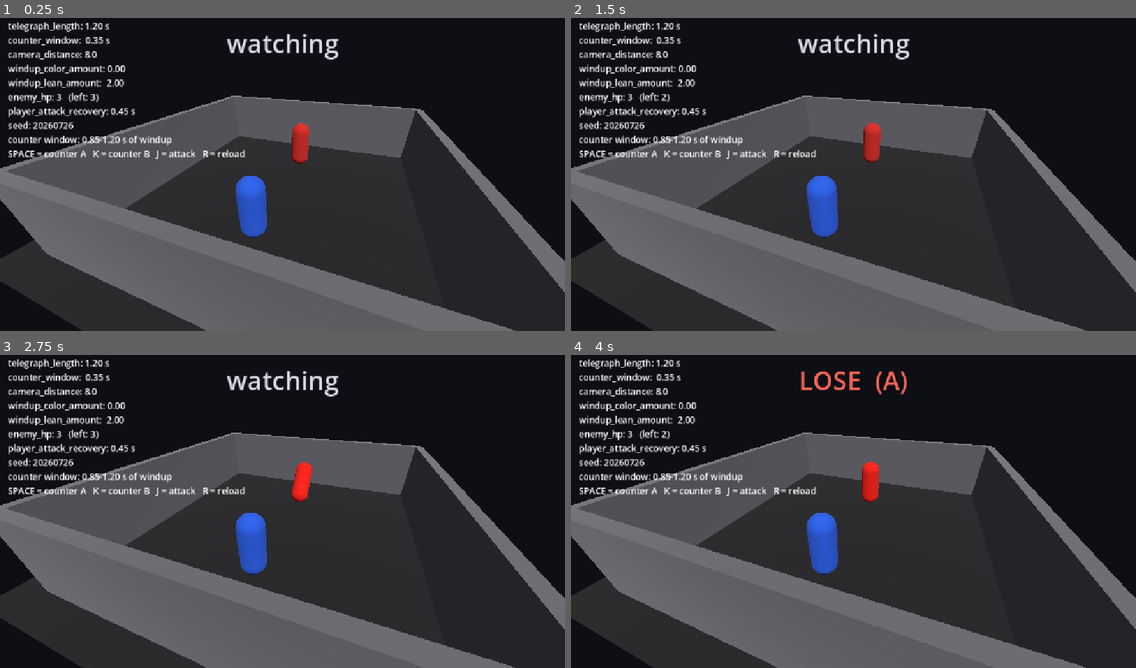
Above: before the commit, frames 1-4 (two rows, left to right).
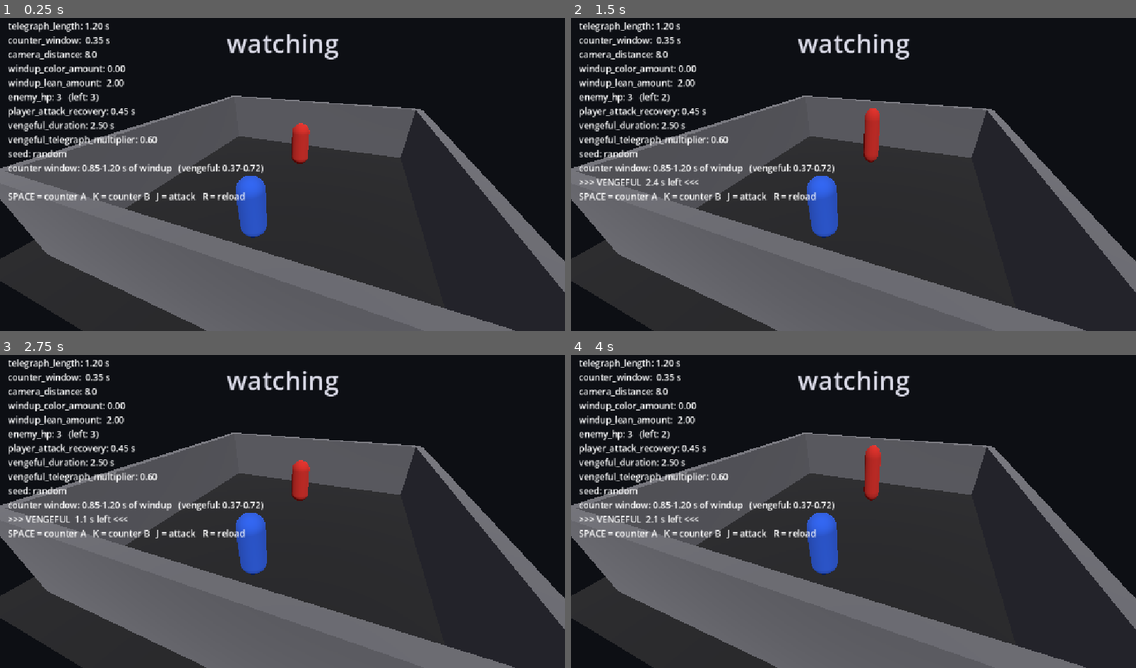
Above: after the commit, the same moments.

Repository: Devansh-Ruia/descent_1
Game: Godot game, scene res://main.tscn
The game is run twice, just before and just after one commit, with the same random seed, the same clock (stepped at 60 frames per second) and the same inputs. Sound files missing from this copy of the repository are replaced by a short silence.
Inputs:
- Up to frame 1 (0.25 s): no input
- Up to frame 2 (1.5 s): tap Enter at 0.5 s; tap K at 0.6 s; tap Space at 0.77, 1.25 s; tap J at 1.35 s
- Up to frame 3 (2.75 s): tap Space at 1.52 s; tap R at 2.1 s
- Up to frame 4 (4 s): tap K at 2.85 s; tap Space at 3.02, 3.77 s; tap J at 3.6 s

The runs differ from the first frame. In frame 1, 2.4% of the frame differs, in the area x 1-47%, y 32-59%; in frame 2, 2.9%; in frame 3, 3.0%; in frame 4, 4.0%, in the area x 1-60%, y 5-59%.

Commit message:
add Vengeful: hit the enemy and its next telegraph shortens
The first trait, as a scoped constraint interrupt. No pattern logic, no
learning. Every landed hit deterministically sets vengeful_left and drops the
enemy into a new VENGEFUL state: it rises tall and trembles, straight up with
no rotation, so the pose cannot be confused with A's rear-back or B's crouch.
A hit taken during a wind-up cancels that attack outright, cue and all.

An attack that begins while the rage window is open telegraphs at
telegraph_length * vengeful_telegraph_multiplier. eff_telegraph is locked once
in _enter_windup so it cannot shift mid-coil, and it now drives the wind-up
progress, the commit check, _try_counter's tail math and the cue's pitch_scale.
telegraph_length itself is untouched, it stays the tuning value the HUD prints.
Counter window size is unchanged: same counter_window, same tail anchor, so a
vengeful attack gives you less time to read and the same time to press.

The rise-tall pose is a short beat (VENGE_POSE_TIME) and the rage window keeps
running under it, so it can also expire while idling. Holding the pose for the
full vengeful_duration would have made the trait unfirable, since the state
would end exactly when the window did and no wind-up could ever start inside it.

Seed is now an optional override: absent or <= 0 randomizes per run, applied on
both the fallback and the parsed path, and tuning.json no longer ships one.
HUD gains remaining HP, the four new keys, both resolved counter windows and a
VENGEFUL readout. Reviewed against Godot 4 conventions, not runtime-confirmed
(no Godot binary here).

Co-Authored-By: Claude Opus 4.8 (1M context) <noreply@anthropic.com>

Diff:
--- a/main.gd
+++ b/main.gd
@@ -12,7 +12,9 @@
 var windup_lean_amount: float = 1.0
 var enemy_hp: int = 3              # landed player hits needed to win the fight
 var player_attack_recovery: float = 0.45   # seconds your own swing leaves you unable to counter
-var seed_value: int = 20260726     # RNG seed for the A/B order + idle jitter; hot-reloadable
+var vengeful_duration: float = 2.5         # how long a hit keeps the enemy vengeful
+var vengeful_telegraph_multiplier: float = 0.6   # telegraph scale while vengeful; window size is untouched
+var seed_value: int = 0            # RNG seed for the A/B order + idle jitter; <= 0 = random per run
 
 # ---- hardcoded knobs (deliberately NOT in tuning.json) ----
 const IDLE_MIN := 0.6            # idle-gap jitter range (seconds)
@@ -33,13 +35,19 @@
 const CROUCH_WIDEN := 0.15       # attack B: lateral widen as it squashes (planted, low stance)
 const HIT_FLINCH_TIME := 0.18    # brief knock-back so a landed player hit reads (no new audio cue)
 const HIT_KNOCK := 0.35
+const VENGE_STRETCH := 0.35      # vengeful: rise tall (must not read like A's rear-back or B's crouch)
+const VENGE_SHAKE_AMP := 0.06    # vengeful: lateral tremor
+const VENGE_SHAKE_HZ := 22.0
+const VENGE_POSE_TIME := 0.9     # how long the rise-tall pose is held, capped by vengeful_duration
+const VENGE_RAMP_IN := 0.12      # snap up
+const VENGE_RAMP_OUT := 0.20     # settle back down, animated so the exit reads as an exit
 const COLOR_ENEMY := Color(0.80, 0.15, 0.12)   # red idle
 const COLOR_WARN := Color(1.00, 0.82, 0.05)    # warning yellow (telegraph)
 const COLOR_STRIKE := Color(0.95, 0.10, 0.05)  # aggressive red on commit
 const COLOR_PLAYER := Color(0.15, 0.35, 0.85)  # blue
 const COLOR_STAGGER := Color(0.32, 0.30, 0.33) # dimmed on a successful counter
 
-enum State { IDLE, WINDUP, STRIKE, RECOVERY }
+enum State { IDLE, WINDUP, STRIKE, RECOVERY, VENGEFUL }
 enum AttackType { A, B }
 var state: int = State.IDLE
 var attack: int                      # which attack this cycle telegraphs (A rears back, B crouches)
@@ -49,6 +57,8 @@
 var enemy_hp_left: int = 3          # refilled in _load_tuning and after a FIGHT WON
 var player_recovery_left: float = 0.0   # your own swing's recovery; blocks SPACE/K while > 0
 var hit_flinch: float = 0.0         # knock-back timer for a landed player hit
+var vengeful_left: float = 0.0      # rage window: an attack starting while > 0 telegraphs short
+var eff_telegraph: float = 1.2      # this cycle's telegraph, locked at _enter_windup so it cannot shift
 var result_text: String = "watching"
 var flash: float = 0.0
 var rec_start_pos: Vector3 = ENEMY_BASE
@@ -104,6 +114,10 @@
 	hit_flinch = HIT_FLINCH_TIME
 	if enemy_hp_left <= 0:
 		_win_fight()
+		return
+	# Vengeful: deterministic, every landed hit. No randomness, no pattern reading.
+	vengeful_left = vengeful_duration
+	_enter_vengeful()
 
 
 func _try_counter(pressed_for: int) -> void:
@@ -113,20 +127,22 @@
 		return
 	if state == State.WINDUP:
 		counter_spent = true
-		# window = [telegraph_length - w, telegraph_length] of windup-elapsed time.
-		var w: float = minf(counter_window, telegraph_length)   # clamp: at most the whole windup
-		if pressed_for == attack and state_time >= telegraph_length - w:
+		# window = [eff_telegraph - w, eff_telegraph] of windup-elapsed time. Vengeful shortens
+		# eff_telegraph, so the window opens later in wall-clock but keeps its size.
+		var w: float = minf(counter_window, eff_telegraph)   # clamp: at most the whole windup
+		if pressed_for == attack and state_time >= eff_telegraph - w:
 			_win()
 		# else: wrong attack OR too early -> attempt spent, the strike commits and lands -> LOSE
 	elif state == State.STRIKE:
 		counter_spent = true   # too late; the strike is already committed
-	# IDLE / RECOVERY presses are ignored: nothing has telegraphed yet this cycle.
+	# IDLE / RECOVERY / VENGEFUL presses are ignored: nothing has telegraphed yet this cycle.
 
 
 # ---------- state machine ----------
 func _process(delta: float) -> void:
 	state_time += delta
 	player_recovery_left = maxf(0.0, player_recovery_left - delta)
+	vengeful_left = maxf(0.0, vengeful_left - delta)   # runs in every state, so it can expire while idling
 	if flash > 0.0:
 		flash = max(0.0, flash - delta * 2.5)
 		flash_rect.color = Color(0.6, 1.0, 0.7, flash * 0.55)
@@ -136,7 +152,7 @@
 			if state_time >= idle_gap:
 				_enter_windup()
 		State.WINDUP:
-			var p: float = clamp(state_time / telegraph_length, 0.0, 1.0)
+			var p: float = clamp(state_time / eff_telegraph, 0.0, 1.0)
 			var lean := windup_lean_amount
 			if attack == AttackType.A:
 				# A: rear back and tilt away (top tips back), coiling for a lunge.
@@ -150,7 +166,7 @@
 				var sy := maxf(0.15, 1.0 - CROUCH_SQUASH * lean * p)
 				enemy_root.scale = Vector3(1.0 + CROUCH_WIDEN * lean * p, sy, 1.0 + CROUCH_WIDEN * lean * p)
 			enemy_mat.albedo_color = COLOR_ENEMY.lerp(COLOR_WARN, p * windup_color_amount)
-			if state_time >= telegraph_length:
+			if state_time >= eff_telegraph:
 				_enter_strike()
 		State.STRIKE:
 			var q: float = ease(clamp(state_time / STRIKE_DURATION, 0.0, 1.0), 0.35)
@@ -176,6 +192,16 @@
 			enemy_root.scale = rec_start_scale.lerp(Vector3.ONE, r)
 			if state_time >= RECOVERY_TIME:
 				_enter_idle()
+		State.VENGEFUL:
+			# rise tall + tremor. Deliberately unlike A (rears back, tips away) and B (crouches
+			# low): straight up, no rotation, so it cannot be mistaken for either wind-up.
+			var d: float = minf(VENGE_POSE_TIME, vengeful_duration)
+			var e: float = clampf(minf(state_time / VENGE_RAMP_IN, (d - state_time) / VENGE_RAMP_OUT), 0.0, 1.0)
+			enemy_root.scale = Vector3(1.0 - 0.10 * e, 1.0 + VENGE_STRETCH * e, 1.0 - 0.10 * e)
+			enemy_root.position = ENEMY_BASE + Vector3(sin(state_time * TAU * VENGE_SHAKE_HZ) * VENGE_SHAKE_AMP * e, 0.0, 0.0)
+			enemy_root.rotation.x = 0.0
+			if state_time >= d:
+				_enter_idle()   # the rage window (vengeful_left) keeps running past the pose
 
 	# knock-back from a landed player hit, drawn over whatever the state just posed.
 	# absolute set (not -=) so it cannot accumulate in IDLE, where nothing else writes position.
@@ -200,14 +226,30 @@
 	_update_result_label()
 
 
+func _enter_vengeful() -> void:
+	# A hit during a wind-up CANCELS that attack: the cue stops and no strike commits this cycle.
+	# From IDLE / RECOVERY / VENGEFUL this just (re)starts the pose. Same call either way.
+	windup_player.stop()
+	state = State.VENGEFUL
+	state_time = 0.0
+	enemy_mat.albedo_color = COLOR_ENEMY   # drop any telegraph tint from the cancelled wind-up
+	result_text = "watching"
+	_update_result_label()
+
+
 func _enter_windup() -> void:
 	attack = AttackType.A if rng.randf() < 0.5 else AttackType.B
+	# Locked once, here: the telegraph this cycle uses cannot shift mid-wind-up even if the
+	# rage window expires while the enemy is already coiling. telegraph_length stays the tuning value.
+	eff_telegraph = telegraph_length
+	if vengeful_left > 0.0:
+		eff_telegraph = telegraph_length * vengeful_telegraph_multiplier
 	state = State.WINDUP
 	state_time = 0.0
 	if windup_player.stream != null:
 		var base_len: float = windup_player.stream.get_length()
-		if base_len > 0.0 and telegraph_length > 0.0:
-			windup_player.pitch_scale = base_len / telegraph_length
+		if base_len > 0.0 and eff_telegraph > 0.0:
+			windup_player.pitch_scale = base_len / eff_telegraph
 		windup_player.play()
 
 
@@ -276,8 +318,10 @@
 	windup_lean_amount = 1.0
 	enemy_hp = 3
 	player_attack_recovery = 0.45
-	seed_value = 20260726
-	rng.seed = seed_value   # deterministic even on the missing/bad-file fallback path
+	vengeful_duration = 2.5
+	vengeful_telegraph_multiplier = 0.6
+	seed_value = 0
+	_apply_seed()   # same rule on the missing/bad-file fallback path
 	enemy_hp_left = enemy_hp   # R restarts the fight at full HP, same as it restarts the RNG
 	if not FileAccess.file_exists("res://tuning.json"):
 		return
@@ -296,9 +340,20 @@
 	windup_lean_amount = maxf(0.0, _num(data, "windup_lean_amount", windup_lean_amount))
 	enemy_hp = maxi(1, int(_num(data, "enemy_hp", float(enemy_hp))))
 	player_attack_recovery = maxf(0.0, _num(data, "player_attack_recovery", player_attack_recovery))
+	vengeful_duration = maxf(0.0, _num(data, "vengeful_duration", vengeful_duration))
+	# never 0: it divides pitch_scale and anchors the counter window.
+	vengeful_telegraph_multiplier = clampf(_num(data, "vengeful_telegraph_multiplier", vengeful_telegraph_multiplier), 0.05, 1.0)
 	seed_value = int(_num(data, "seed", float(seed_value)))
-	rng.seed = seed_value
+	_apply_seed()
 	enemy_hp_left = enemy_hp
+
+
+func _apply_seed() -> void:
+	# "seed" is an optional override. Absent or <= 0 = a different A/B order every run.
+	if seed_value <= 0:
+		rng.randomize()
+	else:
+		rng.seed = seed_value
 
 
 func _num(d: Dictionary, key: String, fallback: float) -> float:
@@ -480,4 +535,9 @@
 func _update_info_label() -> void:
 	var w: float = minf(counter_window, telegraph_length)
 	var opens: float = telegraph_length - w
-	info_label.text = "telegraph_length: %.2f s\ncounter_window:  %.2f s\ncamera_distance: %.1f\nwindup_color_amount: %.2f\nwindup_lean_amount:  %.2f\nenemy_hp: %d   (left: %d)\nplayer_attack_recovery: %.2f s\nseed: %d\ncounter window: %.2f-%.2f s of windup\nSPACE = counter A   K = counter B   J = attack   R = reload" % [telegraph_length, counter_window, camera_distance, windup_color_amount, windup_lean_amount, enemy_hp, enemy_hp_left, player_attack_recovery, seed_value, opens, telegraph_length]
+	# same math on the vengeful telegraph, printed side by side: the window SIZE should match.
+	var vt: float = telegraph_length * vengeful_telegraph_multiplier
+	var vw: float = minf(counter_window, vt)
+	var seed_txt: String = "random" if seed_value <= 0 else str(seed_value)
+	var venge_txt: String = (">>> VENGEFUL  %.1f s left <<<" % vengeful_left) if vengeful_left > 0.0 else ""
+	info_label.text = "telegraph_length: %.2f s\ncounter_window:  %.2f s\ncamera_distance: %.1f\nwindup_color_amount: %.2f\nwindup_lean_amount:  %.2f\nenemy_hp: %d   (left: %d)\nplayer_attack_recovery: %.2f s\nvengeful_duration: %.2f s\nvengeful_telegraph_multiplier: %.2f\nseed: %s\ncounter window: %.2f-%.2f s of windup   (vengeful: %.2f-%.2f)\n%s\nSPACE = counter A   K = counter B   J = attack   R = reload" % [telegraph_length, counter_window, camera_distance, windup_color_amount, windup_lean_amount, enemy_hp, enemy_hp_left, player_attack_recovery, vengeful_duration, vengeful_telegraph_multiplier, seed_txt, opens, telegraph_length, vt - vw, vt, venge_txt]
--- a/tuning.json
+++ b/tuning.json
@@ -6,5 +6,6 @@
   "windup_lean_amount": 2.0,
   "enemy_hp": 3,
   "player_attack_recovery": 0.45,
-  "seed": 20260726
+  "vengeful_duration": 2.5,
+  "vengeful_telegraph_multiplier": 0.6
 }
Not shown, changed: README.md
